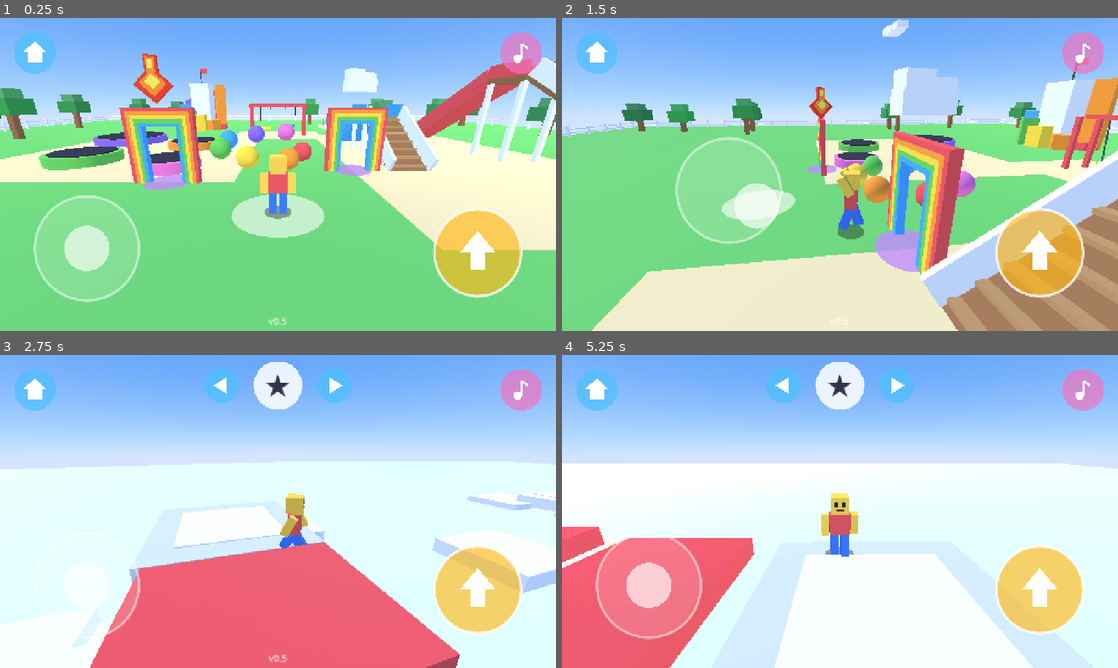
Above: before the commit, frames 1-4 (two rows, left to right).
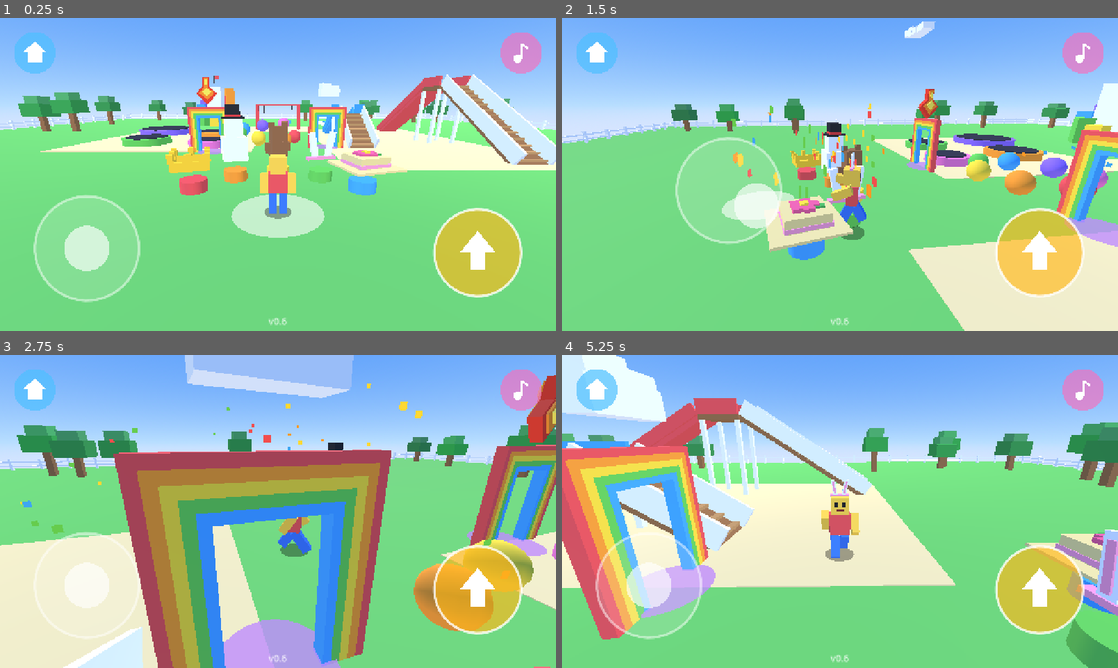
Above: after the commit, the same moments.

Repository: yusufmalikul/jumpbox
Game: Godot game, scene res://scenes/main.tscn
The game is run twice, just before and just after one commit, with the same random seed, the same clock (stepped at 60 frames per second) and the same inputs. Sound files missing from this copy of the repository are replaced by a short silence.
Inputs (mouse positions are in pixels of both pictures, inside the frame that each line leads up to):
- Up to frame 1 (0.25 s): no input
- Up to frame 2 (1.5 s): move the mouse to (962, 158) at 0.52 s; hold D 0.53-1.25 s; hold Q 0.53-1.25 s; click (962, 158) at 0.67 s; tap Space at 0.77 s; drag from (728, 190) to (812, 237) at 1.27 s
- Up to frame 3 (2.75 s): move the mouse to (333, 442) at 2.02 s; hold D from 2.03 s (still down); hold Q from 2.03 s (still down)
- Up to frame 4 (5.25 s): release D at 2.75 s; release Q at 2.75 s; drag from (812, 574) to (673, 464) at 2.77 s; move the mouse to (1006, 558) at 3.52 s; hold A 3.53-4.25 s; hold Q 3.53-4.25 s; tap Space at 3.77 s; drag from (673, 464) to (756, 433) at 4.27 s; move the mouse to (867, 511) at 5.02 s; hold S from 5.03 s (still down); hold Q from 5.03 s (still down); click (867, 511) at 5.17 s

The runs differ from the first frame. In frame 1, 30% of the frame differs, in the area x 0-100%, y 11-99%; in frame 2, 45%; in frame 3, 74%; in frame 4, 75%, in the area x 0-100%, y 0-100%.

Commit message:
Add five hats to pick at the start
A crown, a snowman, a teddy bear, bunny ears and a flower hat float on
little stands in a half circle in front of the start. Walk up to one
and you wear it right away, with a chime and confetti. The hat is saved
in user://settings.cfg, so it stays on next time. The start point moved
back a little to make room. Version 0.6.

Diff:
--- a/project.godot
+++ b/project.godot
@@ -6,7 +6,7 @@
 
 config/name="JumpBox"
 config/description="An offline 3D playground for little kids."
-config/version="0.5"
+config/version="0.6"
 run/main_scene="res://scenes/main.tscn"
 config/features=PackedStringArray("4.7", "GL Compatibility")
 config/icon="res://icon.svg"
--- a/scripts/course.gd
+++ b/scripts/course.gd
@@ -260,32 +260,4 @@
 
 
 func _confetti(pos: Vector3, amount: int) -> void:
-	var mesh := BoxMesh.new()
-	mesh.size = Vector3(0.18, 0.18, 0.04)
-	var m := StandardMaterial3D.new()
-	m.vertex_color_use_as_albedo = true
-	m.shading_mode = BaseMaterial3D.SHADING_MODE_UNSHADED
-	mesh.material = m
-	var c := CPUParticles3D.new()
-	c.mesh = mesh
-	c.amount = amount
-	c.lifetime = 2.0
-	c.one_shot = true
-	c.explosiveness = 0.95
-	c.direction = Vector3.UP
-	c.spread = 50
-	c.initial_velocity_min = 5
-	c.initial_velocity_max = 9
-	c.gravity = Vector3(0, -7, 0)
-	c.angular_velocity_min = -400
-	c.angular_velocity_max = 400
-	var ramp := Gradient.new()
-	ramp.offsets = PackedFloat32Array([0.0, 0.2, 0.4, 0.6, 0.8, 1.0])
-	ramp.colors = PackedColorArray(COLORS.slice(0, 6))
-	ramp.interpolation_mode = Gradient.GRADIENT_INTERPOLATE_CONSTANT
-	c.color_initial_ramp = ramp
-	c.top_level = true
-	add_child(c)
-	c.global_position = pos + Vector3.UP * 0.5
-	c.emitting = true
-	get_tree().create_timer(3.0).timeout.connect(c.queue_free)
+	U.confetti(self, pos, amount, COLORS)
--- /dev/null
+++ b/scripts/hats.gd
@@ -0,0 +1,92 @@
+extends RefCounted
+## Hats the player can wear, made of small blocks. Each hat is built on a node whose
+## origin is the top center of the head, with the face looking toward -Z.
+
+const U := preload("res://scripts/util.gd")
+
+const NAMES: Array[String] = ["crown", "snowman", "bear", "bunny", "flower"]
+
+const GOLD := Color(1.0, 0.8, 0.15)
+const SNOW := Color(0.97, 0.98, 1.0)
+const BLACK := Color(0.1, 0.1, 0.12)
+const BROWN := Color(0.58, 0.38, 0.22)
+const TAN := Color(0.85, 0.68, 0.48)
+const PINK := Color(1.0, 0.6, 0.75)
+
+
+static func build(hat_name: String, parent: Node3D) -> void:
+	match hat_name:
+		"crown": _crown(parent)
+		"snowman": _snowman(parent)
+		"bear": _bear(parent)
+		"bunny": _bunny(parent)
+		"flower": _flower(parent)
+
+
+static func _crown(p: Node3D) -> void:
+	for z: float in [-0.25, 0.25]:
+		U.mesh_box(p, Vector3(0.55, 0.14, 0.05), Vector3(0, 0.07, z), GOLD)
+	for x: float in [-0.25, 0.25]:
+		U.mesh_box(p, Vector3(0.05, 0.14, 0.55), Vector3(x, 0.07, 0), GOLD)
+	for x: float in [-0.25, 0.0, 0.25]:
+		for z: float in [-0.25, 0.0, 0.25]:
+			if x == 0.0 and z == 0.0:
+				continue
+			U.mesh_box(p, Vector3(0.08, 0.12, 0.08), Vector3(x, 0.2, z), GOLD)
+	U.mesh_box(p, Vector3(0.09, 0.09, 0.03), Vector3(0, 0.07, -0.28), Color(0.9, 0.1, 0.2))
+	U.mesh_box(p, Vector3(0.06, 0.06, 0.03), Vector3(-0.15, 0.07, -0.28), Color(0.2, 0.5, 1.0))
+	U.mesh_box(p, Vector3(0.06, 0.06, 0.03), Vector3(0.15, 0.07, -0.28), Color(0.2, 0.8, 0.4))
+
+
+## A little snowman sitting on your head, with a carrot nose and a top hat.
+static func _snowman(p: Node3D) -> void:
+	U.mesh_box(p, Vector3(0.42, 0.4, 0.42), Vector3(0, 0.2, 0), SNOW)
+	U.mesh_box(p, Vector3(0.3, 0.3, 0.3), Vector3(0, 0.55, 0), SNOW)
+	for x: float in [-0.065, 0.065]:
+		U.mesh_box(p, Vector3(0.05, 0.05, 0.02), Vector3(x, 0.6, -0.155), BLACK)
+	U.mesh_box(p, Vector3(0.05, 0.05, 0.16), Vector3(0, 0.54, -0.22), Color(1.0, 0.5, 0.1))
+	for y: float in [0.12, 0.26]:
+		U.mesh_box(p, Vector3(0.05, 0.05, 0.02), Vector3(0, y, -0.215), BLACK)
+	U.mesh_box(p, Vector3(0.36, 0.03, 0.36), Vector3(0, 0.715, 0), BLACK)
+	U.mesh_box(p, Vector3(0.22, 0.2, 0.22), Vector3(0, 0.83, 0), BLACK)
+	U.mesh_box(p, Vector3(0.23, 0.04, 0.23), Vector3(0, 0.75, 0), Color(0.9, 0.2, 0.2))
+
+
+## A teddy bear sitting on your head.
+static func _bear(p: Node3D) -> void:
+	U.mesh_box(p, Vector3(0.3, 0.28, 0.24), Vector3(0, 0.15, 0.02), BROWN)
+	U.mesh_box(p, Vector3(0.16, 0.16, 0.02), Vector3(0, 0.14, -0.105), TAN)
+	for x: float in [-1.0, 1.0]:
+		U.mesh_box(p, Vector3(0.08, 0.18, 0.08), Vector3(0.19 * x, 0.17, -0.02), BROWN)
+		U.mesh_box(p, Vector3(0.1, 0.08, 0.16), Vector3(0.08 * x, 0.04, -0.14), BROWN)
+	U.mesh_box(p, Vector3(0.28, 0.26, 0.26), Vector3(0, 0.42, 0), BROWN)
+	for x: float in [-0.12, 0.12]:
+		U.mesh_box(p, Vector3(0.1, 0.1, 0.06), Vector3(x, 0.58, 0), BROWN)
+		U.mesh_box(p, Vector3(0.05, 0.05, 0.02), Vector3(x, 0.58, -0.035), TAN)
+		U.mesh_box(p, Vector3(0.04, 0.05, 0.02), Vector3(x * 0.6, 0.46, -0.135), BLACK)
+	U.mesh_box(p, Vector3(0.12, 0.08, 0.05), Vector3(0, 0.38, -0.15), TAN)
+	U.mesh_box(p, Vector3(0.05, 0.03, 0.02), Vector3(0, 0.4, -0.18), BLACK)
+
+
+static func _bunny(p: Node3D) -> void:
+	U.mesh_box(p, Vector3(0.54, 0.05, 0.1), Vector3(0, 0.02, 0), PINK)
+	for x: float in [-1.0, 1.0]:
+		var ear := Node3D.new()
+		ear.position = Vector3(0.12 * x, 0.03, 0)
+		ear.rotation.z = -0.18 * x
+		p.add_child(ear)
+		U.mesh_box(ear, Vector3(0.11, 0.45, 0.06), Vector3(0, 0.22, 0), SNOW)
+		U.mesh_box(ear, Vector3(0.05, 0.34, 0.02), Vector3(0, 0.22, -0.035), PINK)
+
+
+## A straw sun hat with a big flower on top.
+static func _flower(p: Node3D) -> void:
+	var straw := Color(0.95, 0.85, 0.55)
+	U.mesh_box(p, Vector3(0.82, 0.03, 0.82), Vector3(0, 0.02, 0), straw)
+	U.mesh_box(p, Vector3(0.5, 0.16, 0.5), Vector3(0, 0.11, 0), straw)
+	U.mesh_box(p, Vector3(0.52, 0.05, 0.52), Vector3(0, 0.07, 0), PINK)
+	for i in 5:
+		var a := TAU * i / 5.0
+		U.mesh_box(p, Vector3(0.12, 0.04, 0.12), Vector3(cos(a) * 0.1, 0.21, sin(a) * 0.1), Color(0.95, 0.35, 0.55))
+	U.mesh_box(p, Vector3(0.09, 0.06, 0.09), Vector3(0, 0.22, 0), Color(1.0, 0.85, 0.2))
+	U.mesh_box(p, Vector3(0.14, 0.03, 0.06), Vector3(0.14, 0.2, 0.06), Color(0.3, 0.7, 0.3))
--- a/scripts/main.gd
+++ b/scripts/main.gd
@@ -9,13 +9,14 @@
 const PlayerScript := preload("res://scripts/player.gd")
 const TouchUIScript := preload("res://scripts/touch_ui.gd")
 const SoundScript := preload("res://scripts/sound.gd")
+const Hats := preload("res://scripts/hats.gd")
 ## The jump courses: their script, where they are, and the icon over their door.
 const COURSES := {
 	"sky": {"script": preload("res://scripts/sky_course.gd"), "pos": Vector3(0, 40, -110), "door": Vector3(4, 0, 3)},
 	"lava": {"script": preload("res://scripts/lava_course.gd"), "pos": Vector3(200, 0, 0), "door": Vector3(-5, 0, 5)},
 }
 
-const SPAWN := Vector3(0, 0.1, 8)
+const SPAWN := Vector3(0, 0.1, 15)
 const HALF_SIZE := 38.0
 
 const GRASS := Color(0.42, 0.78, 0.35)
@@ -59,6 +60,7 @@
 	_build_clouds()
 	for course_name in COURSES:
 		_build_door(course_name)
+	_build_hat_stands()
 
 	var player := PlayerScript.new()
 	_player = player
@@ -126,6 +128,34 @@
 func _set_park_shown(shown: bool) -> void:
 	_park.visible = shown
 	_park.process_mode = Node.PROCESS_MODE_INHERIT if shown else Node.PROCESS_MODE_DISABLED
+
+
+## Five hats on little stands in a half circle in front of the start. Walk up to one to wear it.
+func _build_hat_stands() -> void:
+	for i in Hats.NAMES.size():
+		var hat_name := Hats.NAMES[i]
+		var a := deg_to_rad(-60 + 30 * i)
+		var pos := SPAWN + Vector3(sin(a) * 4.0, -0.1, -cos(a) * 4.0)
+		U.solid_cylinder(_park, 0.55, 0.5, pos + Vector3(0, 0.25, 0), RAINBOW[i])
+		var display := Node3D.new()
+		display.position = pos + Vector3(0, 1.0, 0)
+		display.scale = Vector3.ONE * 2.6
+		_park.add_child(display)
+		Hats.build(hat_name, display)
+		_icons.append(display)
+		var area := Area3D.new()
+		area.position = pos + Vector3(0, 1.0, 0)
+		var shape := SphereShape3D.new()
+		shape.radius = 1.3
+		var cs := CollisionShape3D.new()
+		cs.shape = shape
+		area.add_child(cs)
+		_park.add_child(area)
+		area.body_entered.connect(func(body: Node3D):
+			if body == _player and _player.hat != hat_name:
+				_player.set_hat(hat_name)
+				_sound.play("sit")
+				U.confetti(self, pos + Vector3(0, 1.0, 0), 30, RAINBOW), CONNECT_DEFERRED)
 
 
 func _build_door(course_name: String) -> void:
--- a/scripts/player.gd
+++ b/scripts/player.gd
@@ -3,6 +3,8 @@
 ## It also owns the follow camera.
 
 const U := preload("res://scripts/util.gd")
+const Hats := preload("res://scripts/hats.gd")
+const SETTINGS_PATH := "user://settings.cfg"
 
 const WALK_SPEED := 6.0
 const JUMP_SPEED := 8.0
@@ -30,6 +32,9 @@
 var _model: Node3D
 var _legs: Array[Node3D] = []
 var _arms: Array[Node3D] = []
+var _hat_root: Node3D
+## The hat being worn ("" for none). Saved, so it stays on next time.
+var hat := ""
 var _walk_time := 0.0
 var _squash := 0.0
 var _air_time := 0.0
@@ -61,6 +66,25 @@
 	_build_model()
 	_build_camera()
 	_build_shadow()
+	var cfg := ConfigFile.new()
+	if cfg.load(SETTINGS_PATH) == OK:
+		set_hat(cfg.get_value("player", "hat", ""), false)
+
+
+func set_hat(hat_name: String, save := true) -> void:
+	if hat_name == hat:
+		return
+	hat = hat_name
+	for child in _hat_root.get_children():
+		child.queue_free()
+	var holder := Node3D.new()
+	_hat_root.add_child(holder)
+	Hats.build(hat_name, holder)
+	if save:
+		var cfg := ConfigFile.new()
+		cfg.load(SETTINGS_PATH)
+		cfg.set_value("player", "hat", hat_name)
+		cfg.save(SETTINGS_PATH)
 
 
 func respawn(sound_name := "home") -> void:
@@ -100,6 +124,9 @@
 	U.mesh_box(head, Vector3(0.08, 0.12, 0.02), Vector3(-0.11, 0.05, -0.255), Color.BLACK)
 	U.mesh_box(head, Vector3(0.08, 0.12, 0.02), Vector3(0.11, 0.05, -0.255), Color.BLACK)
 	U.mesh_box(head, Vector3(0.22, 0.05, 0.02), Vector3(0, -0.11, -0.255), Color(0.5, 0.1, 0.1))
+	_hat_root = Node3D.new()
+	_hat_root.position.y = 0.25  # top of the head
+	head.add_child(_hat_root)
 
 
 func _build_camera() -> void:
--- a/scripts/util.gd
+++ b/scripts/util.gd
@@ -113,3 +113,36 @@
 	add_box_shape(area, Vector3(1.6, 2.0, 1.0), Vector3(0, 1.0, 0))
 	root.add_child(area)
 	return area
+
+
+## A one-time burst of colorful paper squares.
+static func confetti(parent: Node, pos: Vector3, amount: int, colors: Array[Color]) -> void:
+	var mesh := BoxMesh.new()
+	mesh.size = Vector3(0.18, 0.18, 0.04)
+	var m := StandardMaterial3D.new()
+	m.vertex_color_use_as_albedo = true
+	m.shading_mode = BaseMaterial3D.SHADING_MODE_UNSHADED
+	mesh.material = m
+	var c := CPUParticles3D.new()
+	c.mesh = mesh
+	c.amount = amount
+	c.lifetime = 2.0
+	c.one_shot = true
+	c.explosiveness = 0.95
+	c.direction = Vector3.UP
+	c.spread = 50
+	c.initial_velocity_min = 5
+	c.initial_velocity_max = 9
+	c.gravity = Vector3(0, -7, 0)
+	c.angular_velocity_min = -400
+	c.angular_velocity_max = 400
+	var ramp := Gradient.new()
+	ramp.offsets = PackedFloat32Array([0.0, 0.2, 0.4, 0.6, 0.8, 1.0])
+	ramp.colors = PackedColorArray(colors.slice(0, 6))
+	ramp.interpolation_mode = Gradient.GRADIENT_INTERPOLATE_CONSTANT
+	c.color_initial_ramp = ramp
+	c.top_level = true
+	parent.add_child(c)
+	c.global_position = pos + Vector3.UP * 0.5
+	c.emitting = true
+	c.get_tree().create_timer(3.0).timeout.connect(c.queue_free)
Not shown, changed: export_presets.cfg
Not shown, added: scripts/hats.gd.uid
Not shown, changed: README.md
